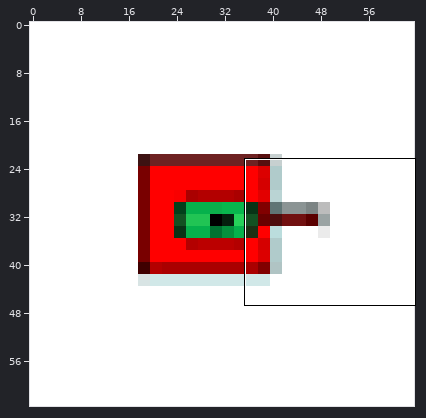
Edited in one commit: pixel-art sprite (res/tankifD.png). Above, an overview of the earlier version with the close-up marked.
Close-up. As it was:
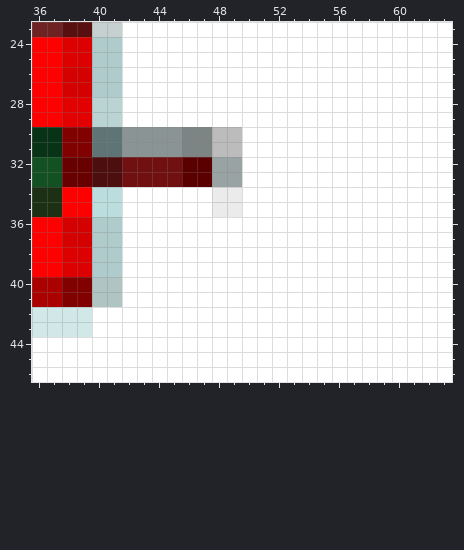
The file is 64x64 pixels. Colours within 5 levels of each other are drawn and written as one. Shown: x 36..63, y 23..46.
Now the later version:
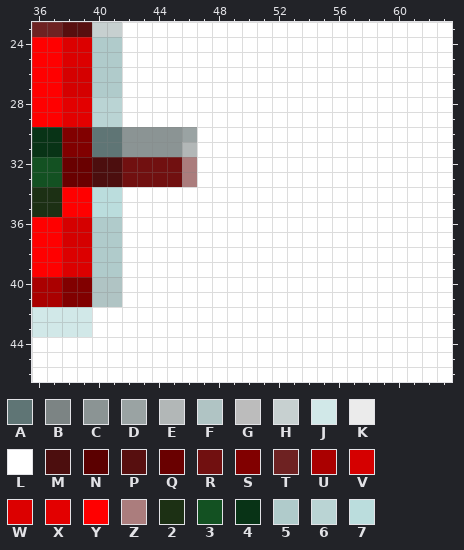
Palette (. is transparent): A #5f7575  B #7c8484  C #8b9494  D #9aa3a3  E #b2b7b7  F #b0c4c4  G #bcbcbc  H #c7d0d0  J #d1e8e8  K #ebebeb  L #ffffff  M #4c0e0e  N #5b0000  P #570f0f  Q #690000  R #711010  S #810000  T #6e2222  U #aa0000  V #d50000  W #dc0000  X #e30000  Y #ff0000  Z #ab7d7d  2 #1c3014  3 #135122  4 #083316  5 #b0cbcb  6 #bad4d4  7 #bbdddd
Change:
@@ x 44..51 @@
 29 LLLLLLLL
-30 CCBBGGLL
-31 CCBBGGLL
-32 RRNNDDLL
-33 RRNNDDLL
-34 LLLLKKLL
-35 LLLLKKLL
+30 CCDLLLLL
+31 CCELLLLL
+32 RRZLLLLL
+33 RRZLLLLL
+34 LLLLLLLL
+35 LLLLLLLL
 36 LLLLLLLL
Boxes around the changes in both close-ups, in picture pixels (x1, y1, x2, y2):
changed: (182, 127, 242, 217)
